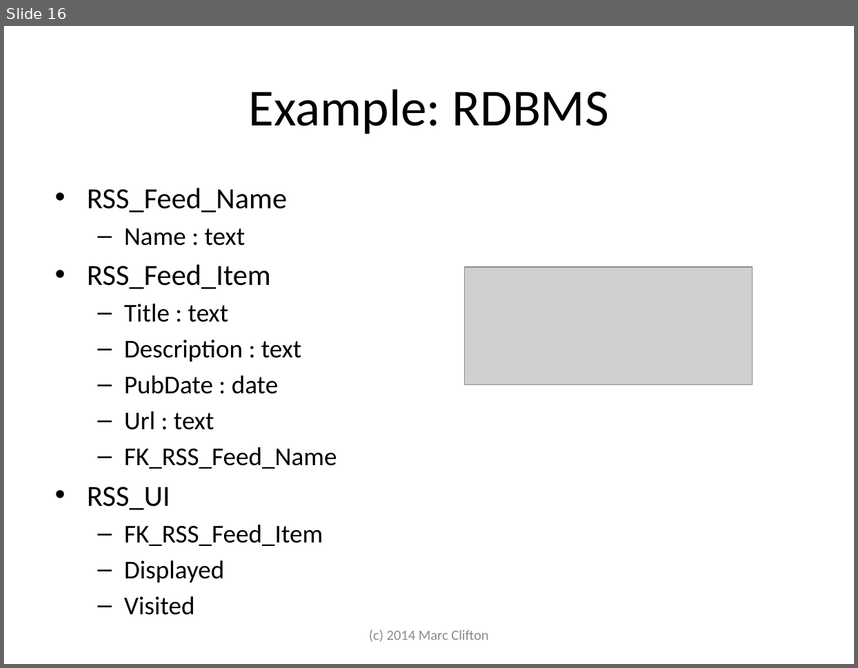
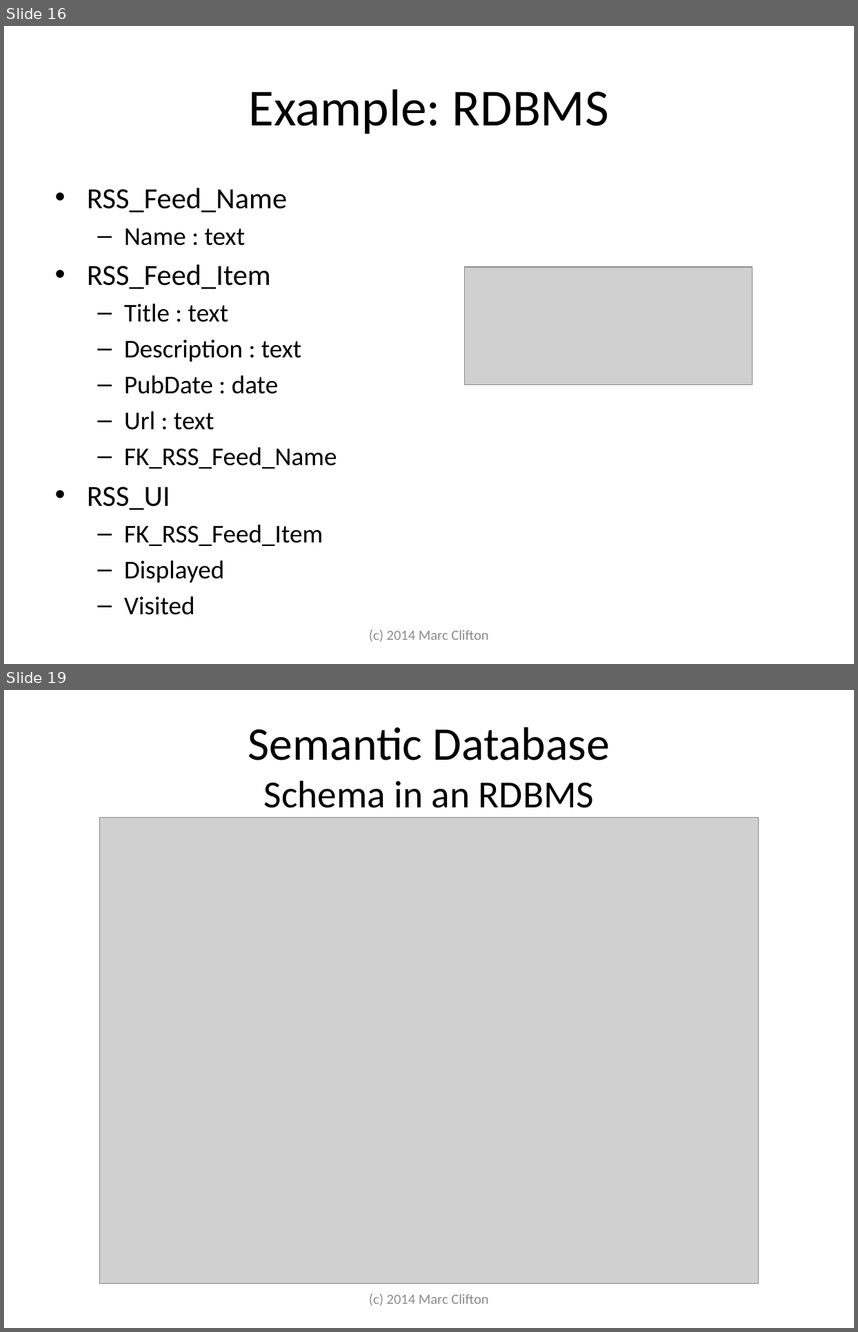
Before and after one commit to cliftonm/HOPE, a slide deck: Articles/semantic database slide show.pptx. Shown one above the other, each under a label of ours: slide 16 before the commit, slides 16 and 19 after it; the slides between them are not shown. The pictures are 858x668 and 858x1332 pixels, drawn with LibreOffice and Linux fonts; fonts in the diff are those of the drawing; grey boxes stand for pictures. Boxes give left, top, right and bottom in pixels: in the first picture for what was removed or moved away, otherwise in the second. Text is boxed around its words. In the diff, an @@ line names an element or a change of style, - is before the commit and + after.

```diff
--- a/Articles/semantic database slide show.pptx
+++ b/Articles/semantic database slide show.pptx
@@ slide 19 added at (x1=4, y1=690, x2=854, y2=1328), background #FFFFFF @@
@@ title added at (x1=248, y1=727, x2=610, y2=808), 39.6 pt, text #000000 @@
+Semantic Database
+Schema in an RDBMS
@@ picture added at (x1=99, y1=818, x2=758, y2=1283) @@
@@ text added at (x1=369, y1=1293, x2=488, y2=1305), 12 pt, text #8C8C8C @@
+(c) 2014 Marc Clifton
```
Also in this commit, not shown: 2 slides changed, 2 other slides added, 5 other files.
